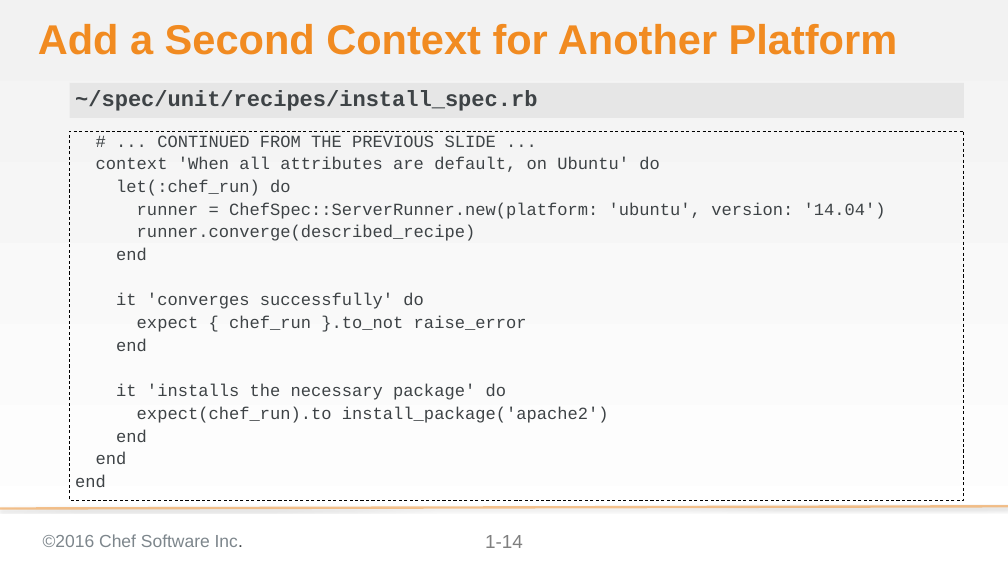
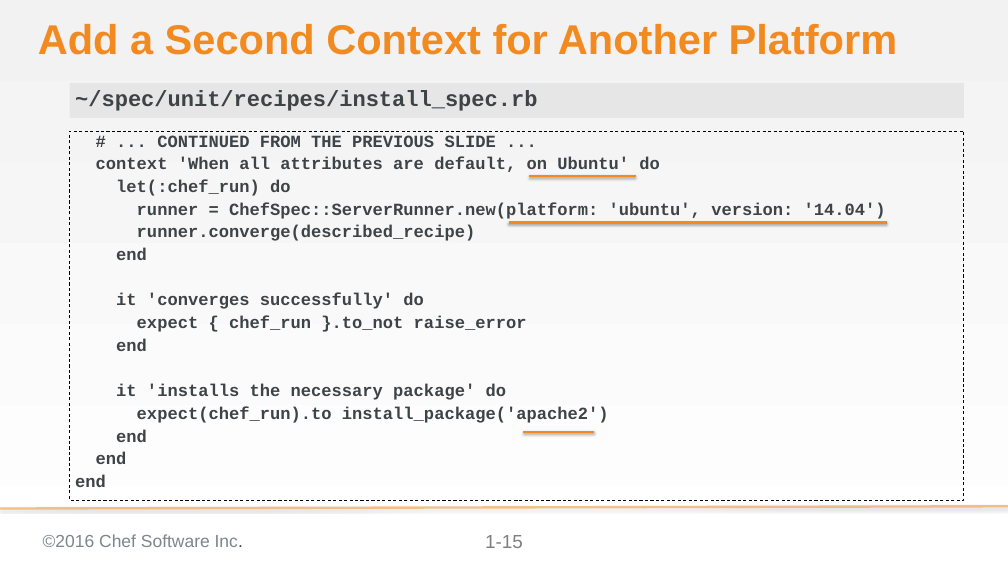
Before and after one commit to chef-training/test_driven_cookbook_development, a slide deck: slide 15 of 08-refactoring_for_multiple_platforms.pptx (slide 14 before the commit). Drawn at 1008x567 pixels with LibreOffice and Linux fonts; fonts in the diff are those of the drawing; background and template pictures are left out. Boxes give left, top, right and bottom in pixels: in the first picture for what was removed or moved away, otherwise in the second. Text is boxed around its words. In the diff, an @@ line names an element or a change of style, - is before the commit and + after.

```diff
--- a/08-refactoring_for_multiple_platforms.pptx
+++ b/08-refactoring_for_multiple_platforms.pptx
@@ text "# ... CONTINUED FROM THE ..." at [70, 131, 964, 500]: bold on @@
@@ line added from (529, 176) to (636, 176), #F18B21 3 pt @@
@@ line added from (509, 222) to (887, 222), #F18B21 3 pt @@
@@ line added from (523, 432) to (594, 432), #F18B21 3 pt @@
@@ page number at [485, 535, 523, 548]: text changed @@
-1-14
+1-15
```
Also in this commit, not shown: 36 other slides changed, 3 slides added.
